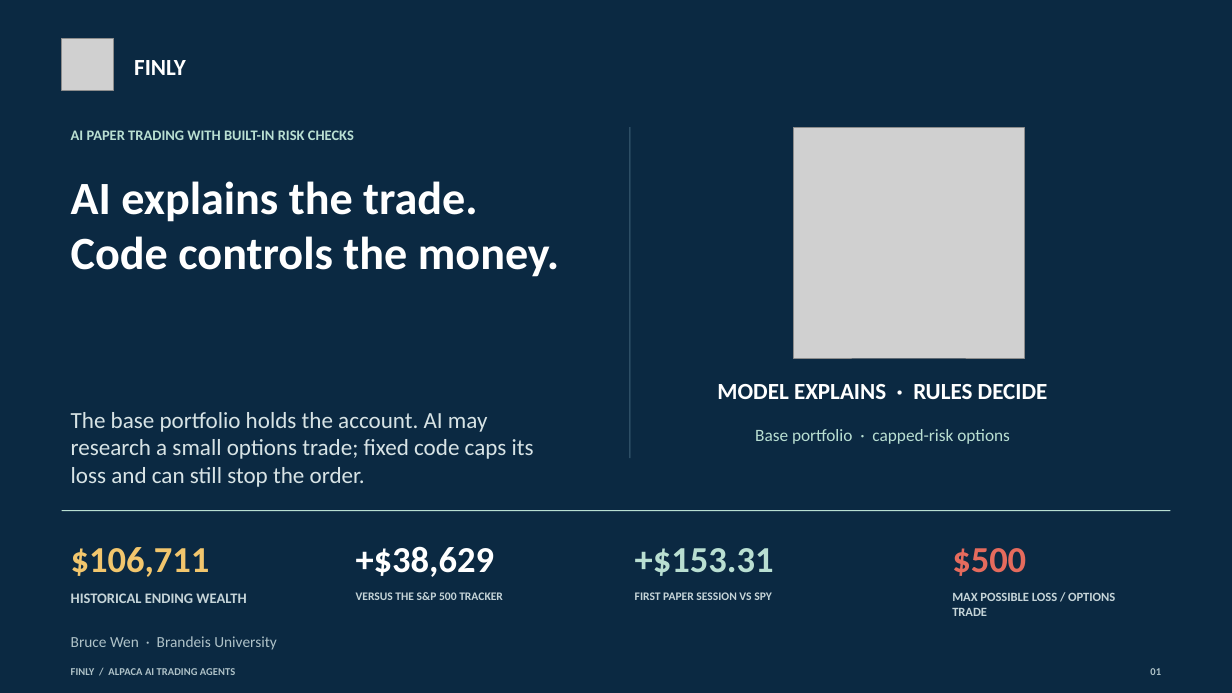
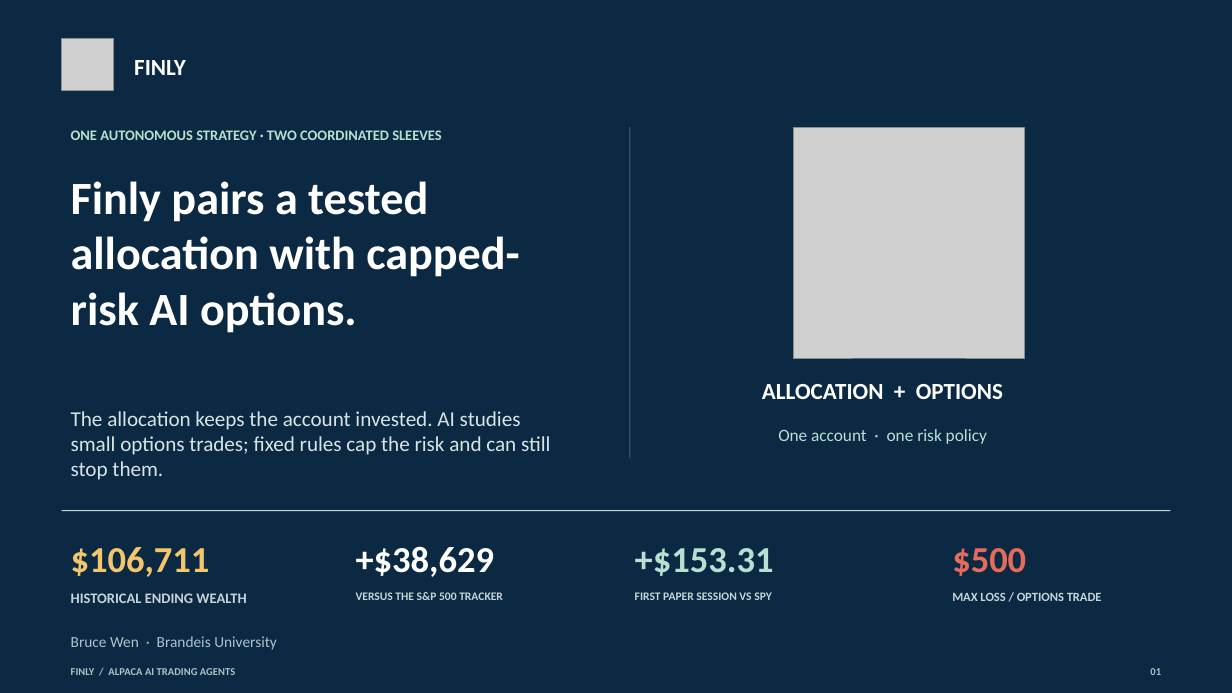
Before and after one commit to owlsowo/finly-bot, a slide deck: slide 1 of public/judge/Finly_Consulting_Deck.pptx. Drawn at 1232x693 pixels with LibreOffice and Linux fonts; fonts in the diff are those of the drawing; grey boxes stand for pictures. Boxes give left, top, right and bottom in pixels: in the first picture for what was removed or moved away, otherwise in the second. Text is boxed around its words. In the diff, an @@ line names an element or a change of style, - is before the commit and + after.

Commit message:
Finalize judge-ready Finly submission

```diff
--- a/public/judge/Finly_Consulting_Deck.pptx
+++ b/public/judge/Finly_Consulting_Deck.pptx
@@ text at (71, 130, 441, 140): text changed @@
-AI PAPER TRADING WITH BUILT-IN RISK CHECKS
+ONE AUTONOMOUS STRATEGY · TWO COORDINATED SLEEVES
@@ text at (71, 181, 520, 333): text changed @@
-AI explains the trade. Code controls the money.
+Finly pairs a tested allocation with capped-risk AI options.
@@ text at (762, 384, 1003, 399): text changed @@
-MODEL EXPLAINS · RULES DECIDE
+ALLOCATION + OPTIONS
@@ text at (71, 411, 550, 480): text changed; size 18 to 16.5 pt @@
-The base portfolio holds the account. AI may research a small options trade; fixed code caps its loss and can still stop the order.
+The allocation keeps the account invested. AI studies small options trades; fixed rules cap the risk and can still stop them.
@@ text at (778, 429, 987, 444): text changed @@
-Base portfolio · capped-risk options
+One account · one risk policy
@@ text at (952, 592, 1102, 601): text changed @@
-MAX POSSIBLE LOSS / OPTIONS TRADE
+MAX LOSS / OPTIONS TRADE
```
Also in this commit, not shown: 6 other slides changed, 38 other files.
